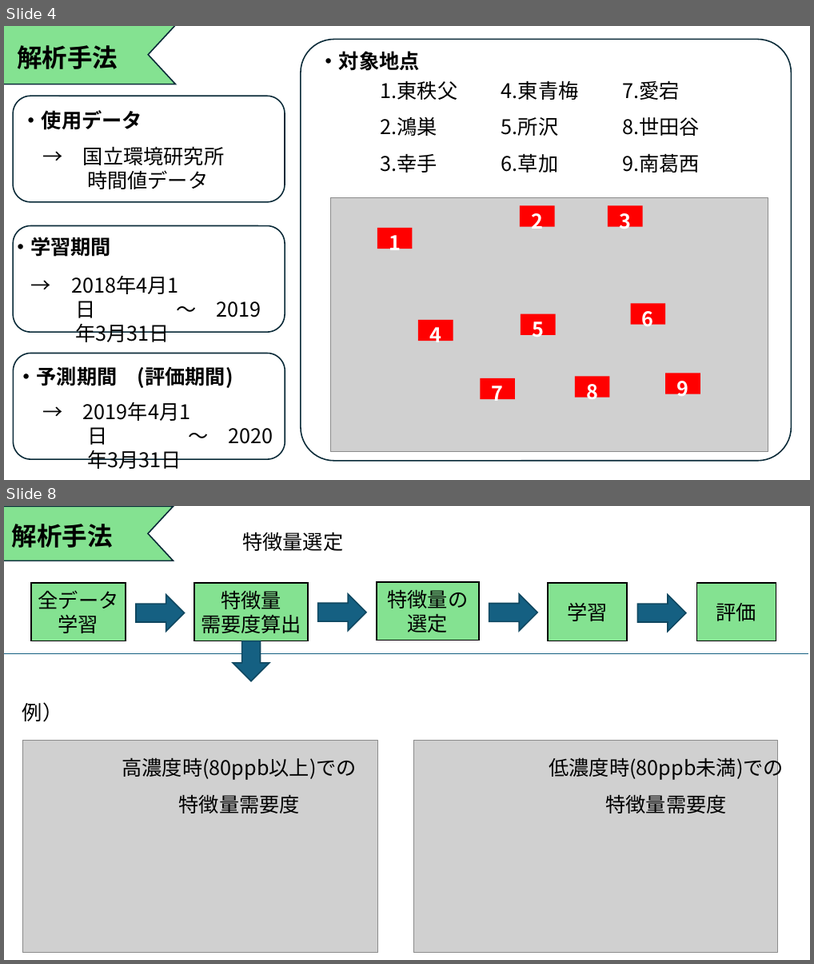
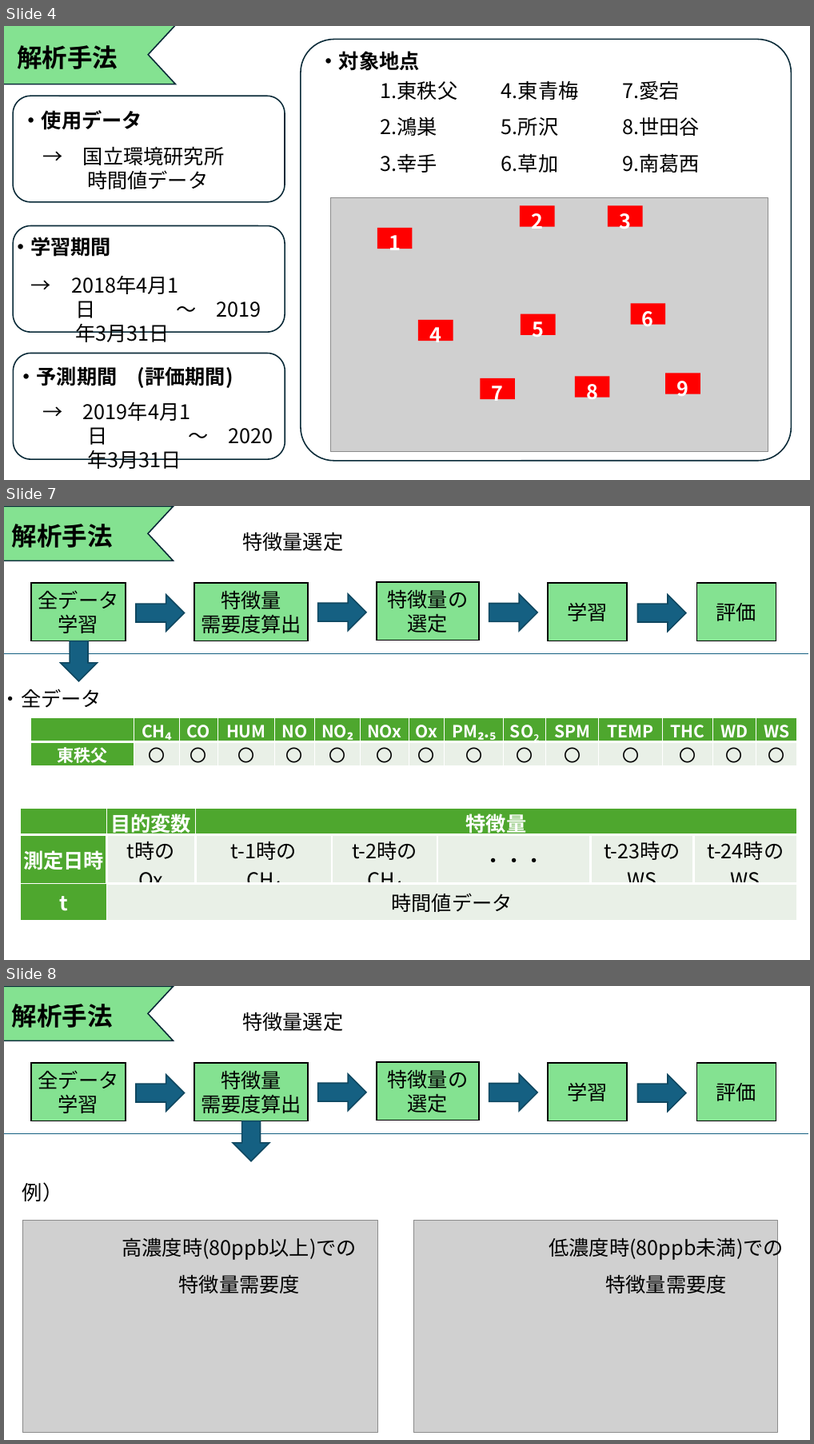
Before and after one commit to Tatsuki0623/lab, a slide deck: out_data/21T7-008.pptx. Shown one above the other, each under a label of ours: slides 4 and 8 before the commit, slides 4, 7 and 8 after it; the slides between them are not shown. The pictures are 814x964 and 814x1444 pixels, drawn with LibreOffice and Linux fonts; fonts in the diff are those of the drawing; grey boxes stand for pictures. Boxes give left, top, right and bottom in pixels: in the first picture for what was removed or moved away, otherwise in the second. Text is boxed around its words. In the diff, an @@ line names an element or a change of style, - is before the commit and + after.

```diff
--- a/out_data/21T7-008.pptx
+++ b/out_data/21T7-008.pptx
@@ slide 7 added at (4,506,810,960), background #FFFFFF @@
@@ chevron added at (4,507,174,561), fill #84E291, outline #092A39 1.5 pt @@
@@ text added at (12,524,113,548), 30 pt, text #000000, bold @@
+解析手法
@@ text added at (242,532,343,551), 24 pt, text #000000 @@
+特徴量選定
@@ rectangle added at (31,583,126,641), fill #84E291, outline #000000 1.5 pt, 24 pt, text #000000 @@
+全データ学習
@@ down arrow added at (136,595,185,632), fill #156082, outline #104760 1.5 pt @@
@@ rectangle added at (194,583,308,641), fill #84E291, outline #000000 1.5 pt, 24 pt, text #000000 @@
+特徴量
+需要度算出
@@ down arrow added at (318,594,366,631), fill #156082, outline #104760 1.5 pt @@
@@ rectangle added at (377,582,479,640), fill #84E291, outline #000000 1.5 pt, 24 pt, text #000000 @@
+特徴量の選定
@@ down arrow added at (490,594,538,631), fill #156082, outline #104760 1.5 pt @@
@@ rectangle added at (548,583,627,641), fill #84E291, outline #000000 1.5 pt, 24 pt, text #000000 @@
+学習
@@ down arrow added at (638,595,686,632), fill #156082, outline #104760 1.5 pt @@
@@ rectangle added at (698,583,777,641), fill #84E291, outline #000000 1.5 pt, 24 pt, text #000000 @@
+評価
@@ down arrow added at (60,641,97,681), fill #156082, outline #104760 1.5 pt @@
@@ line added from (4, 654) to (809, 654), #156082 1.5 pt @@
@@ text added at (4,688,102,708), 24 pt, text #000000 @@
+・全データ
@@ table added at (31,718,798,766), 2 rows, 15 columns @@
+ | CH₄ | CO | HUM | NO | NO₂ | NOx | Ox | PM₂.₅ | SO2 | SPM | TEMP | THC | WD | WS
+東秩父 | 〇 | 〇 | 〇 | 〇 | 〇 | 〇 | 〇 | 〇 | 〇 | 〇 | 〇 | 〇 | 〇 | 〇
@@ table added at (21,808,798,920), 3 rows, 7 columns @@
+ | 目的変数 | 特徴量 |  |  |  | 
+測定日時 | t時の Ox | t-1時の CH₄ | t-2時の CH₄ | ・・・ | t-23時のWS | t-24時のWS
+t | 時間値データ |  |  |  |  | 
```
Also in this commit, not shown: 11 slides changed, 2 other slides added.
